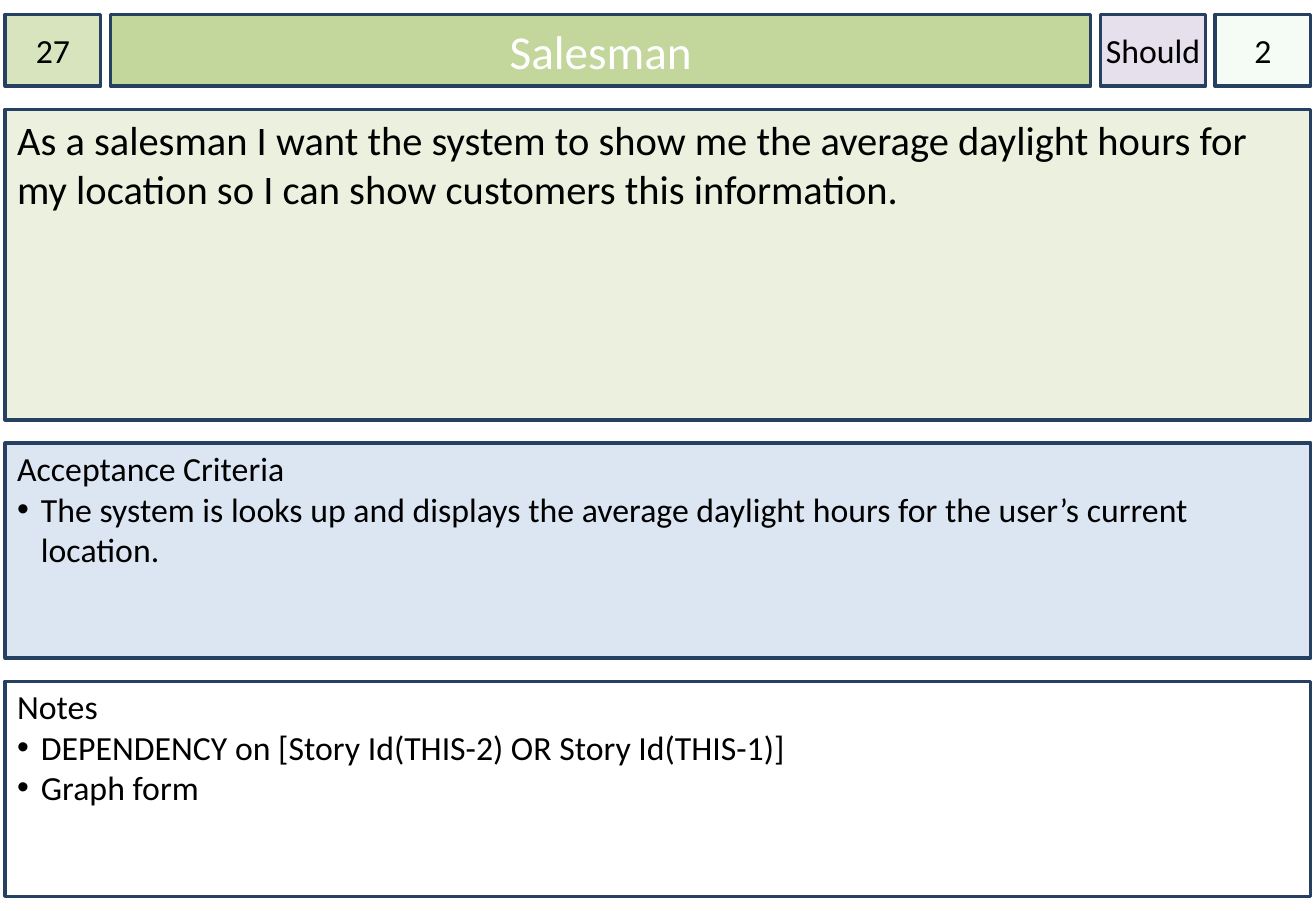
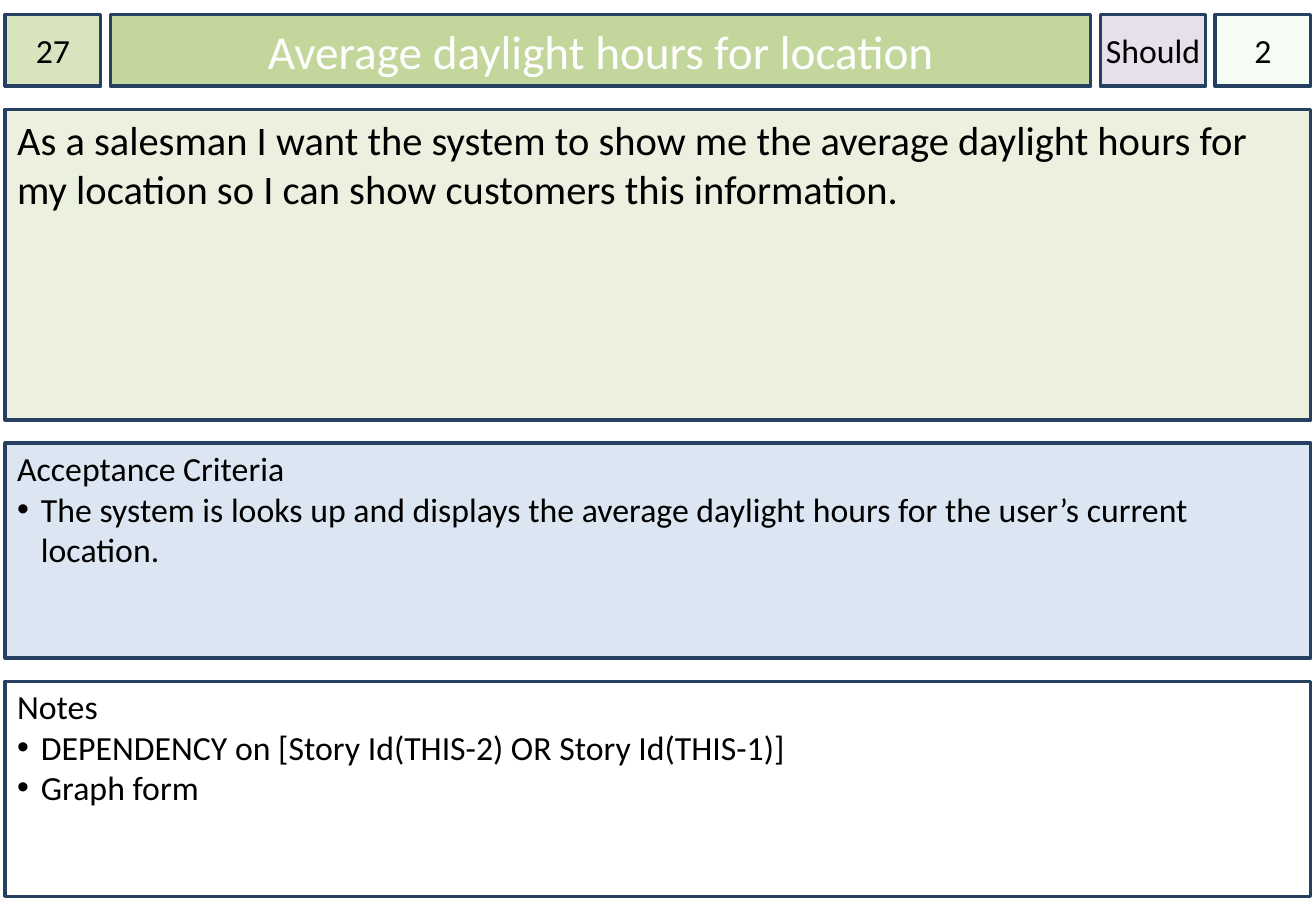
Before and after one commit to dkartaschew/anonymous-solarenergy, a slide deck: slide 27 of Documentation/User Stories.pptx. Drawn at 1316x911 pixels with LibreOffice and Linux fonts; fonts in the diff are those of the drawing. Boxes give left, top, right and bottom in pixels: in the first picture for what was removed or moved away, otherwise in the second. Text is boxed around its words. In the diff, an @@ line names an element or a change of style, - is before the commit and + after.

```diff
--- a/Documentation/User Stories.pptx
+++ b/Documentation/User Stories.pptx
@@ text in rectangle at (268, 36, 933, 77): text changed @@
-Salesman
+Average daylight hours for location
```
Also in this commit, not shown: 30 other slides changed, 1 other file.
